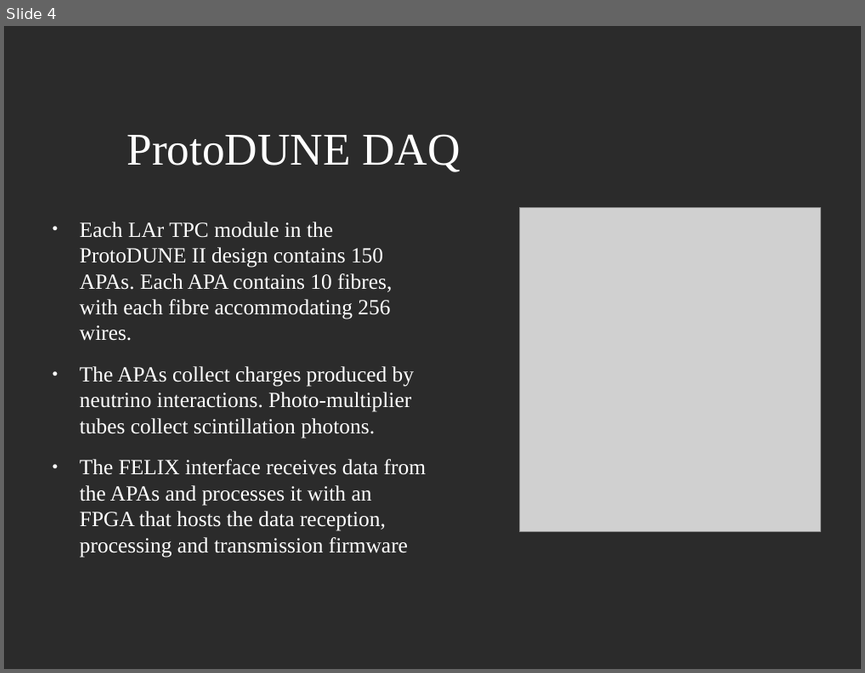
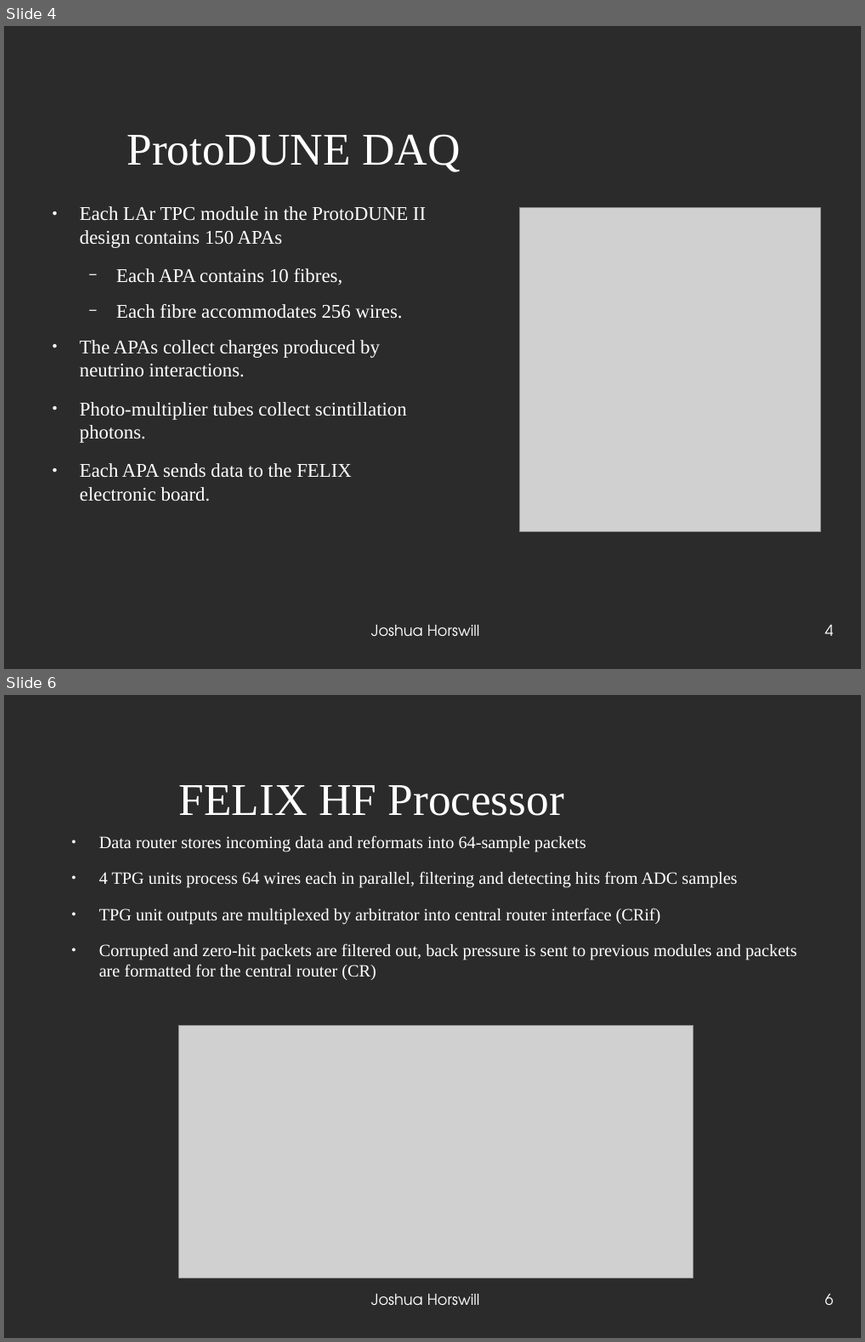
Before and after one commit to JoshCodesPhysics/dune_project, a slide deck: dune_notes/dune_pres/dune_project_pres.odp. Shown one above the other, each under a label of ours: slide 4 before the commit, slides 4 and 6 after it; the slides between them are not shown. The pictures are 865x673 and 865x1342 pixels, drawn with LibreOffice and Linux fonts; fonts in the diff are those of the drawing; grey boxes stand for pictures; background and template pictures are left out; a plain dark background stands for a picture behind light text. Boxes give left, top, right and bottom in pixels: in the first picture for what was removed or moved away, otherwise in the second. Text is boxed around its words. In the diff, an @@ line names an element or a change of style, - is before the commit and + after.

```diff
--- a/dune_notes/dune_pres/dune_project_pres.odp
+++ b/dune_notes/dune_pres/dune_project_pres.odp
@@ slide 6 added at <box>4,695,861,1338</box>, background picture (left out) @@
@@ title added at <box>179,785,564,816</box>, 42 pt, text #FFFFFF @@
+FELIX HF Processor
@@ text added at <box>99,835,797,980</box>, 16 pt, text #FFFFFF @@
+● Data router stores incoming data and reformats into 64-sample packets
+● 4 TPG units process 64 wires each in parallel, filtering and detecting hits from ADC samples
+● TPG unit outputs are multiplexed by arbitrator into central router interface (CRif)
+● Corrupted and zero-hit packets are filtered out, back pressure is sent to previous modules and packets are formatted for the central router (CR)
@@ picture added at <box>179,1026,692,1278</box> @@
@@ text added at <box>371,1293,480,1305</box>, 14 pt, text #FFFFFF @@
+Joshua Horswill
@@ page number added at <box>825,1293,834,1304</box>, 14 pt, text #FFFFFF @@
+6
@@ slide 4 changed as well @@
@@ text at <box>80,206,426,501</box>: text changed; size 20 to 18 pt @@
-● Each LAr TPC module in the ProtoDUNE II design contains 150 APAs. Each APA contains 10 fibres, with each fibre accommodating 256 wires.
-● The APAs collect charges produced by neutrino interactions. Photo-multiplier tubes collect scintillation photons.
-● The FELIX interface receives data from the APAs and processes it with an FPGA that hosts the data reception, processing and transmission firmware
+● Each LAr TPC module in the ProtoDUNE II design contains 150 APAs
+  − Each APA contains 10 fibres,
+  − Each fibre accommodates 256 wires.
+● The APAs collect charges produced by neutrino interactions.
+● Photo-multiplier tubes collect scintillation photons.
+● Each APA sends data to the FELIX electronic board.
@@ text added at <box>371,624,480,636</box>, 14 pt, text #FFFFFF @@
+Joshua Horswill
@@ page number added at <box>825,624,834,635</box>, 14 pt, text #FFFFFF @@
+4
```
Also in this commit, not shown: 8 other slides changed, 6 other slides added, 5 slides removed, 3 other files.
